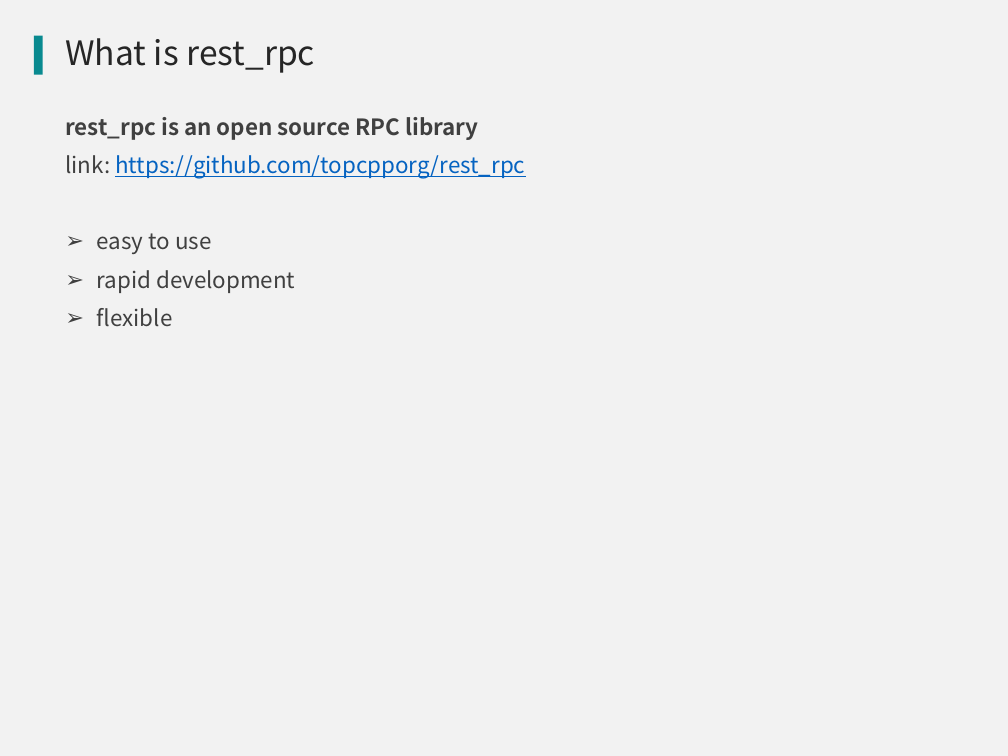
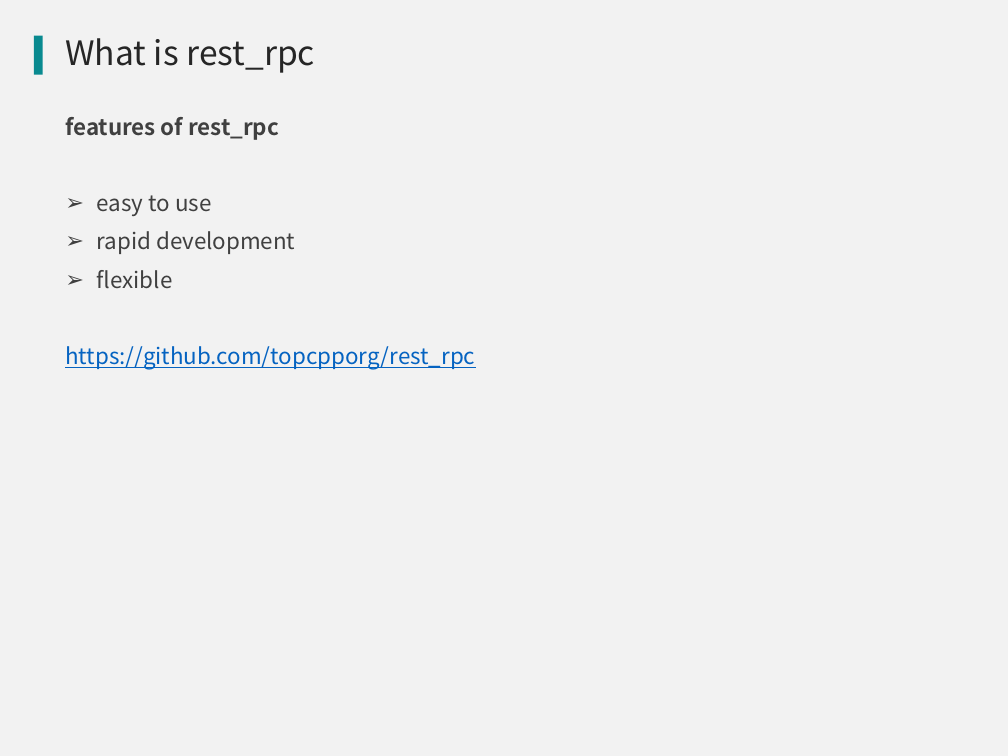
Before and after one commit to qicosmos/cppnow2017-ppt, a slide deck: slide 11 of An easy to use RPC framework implemented by c++11 and c++14 - shorter.pptx. Drawn at 1008x756 pixels with LibreOffice and Linux fonts; fonts in the diff are those of the drawing; background and template pictures are left out. Boxes give left, top, right and bottom in pixels: in the first picture for what was removed or moved away, otherwise in the second. Text is boxed around its words. In the diff, an @@ line names an element or a change of style, - is before the commit and + after.

```diff
--- a/An easy to use RPC framework implemented by c++11 and c++14 - shorter.pptx
+++ b/An easy to use RPC framework implemented by c++11 and c++14 - shorter.pptx
@@ text at box(65, 117, 279, 140): text changed; bold on @@
-rest_rpc is an open source RPC library
-link: https://github.com/topcpporg/rest_rpc
+features of rest_rpc
@@ text at box(65, 346, 475, 369): paragraph added @@
+https://github.com/topcpporg/rest_rpc
```
Also in this commit, not shown: 6 other slides changed.
